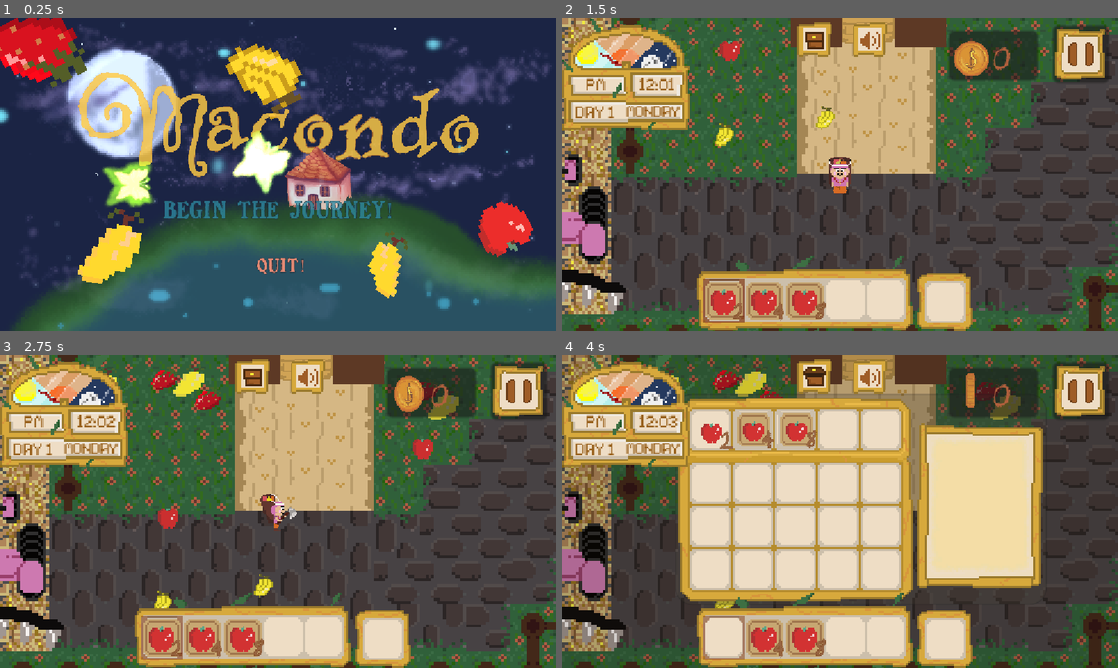
Above: before the commit, frames 1-4 (two rows, left to right).
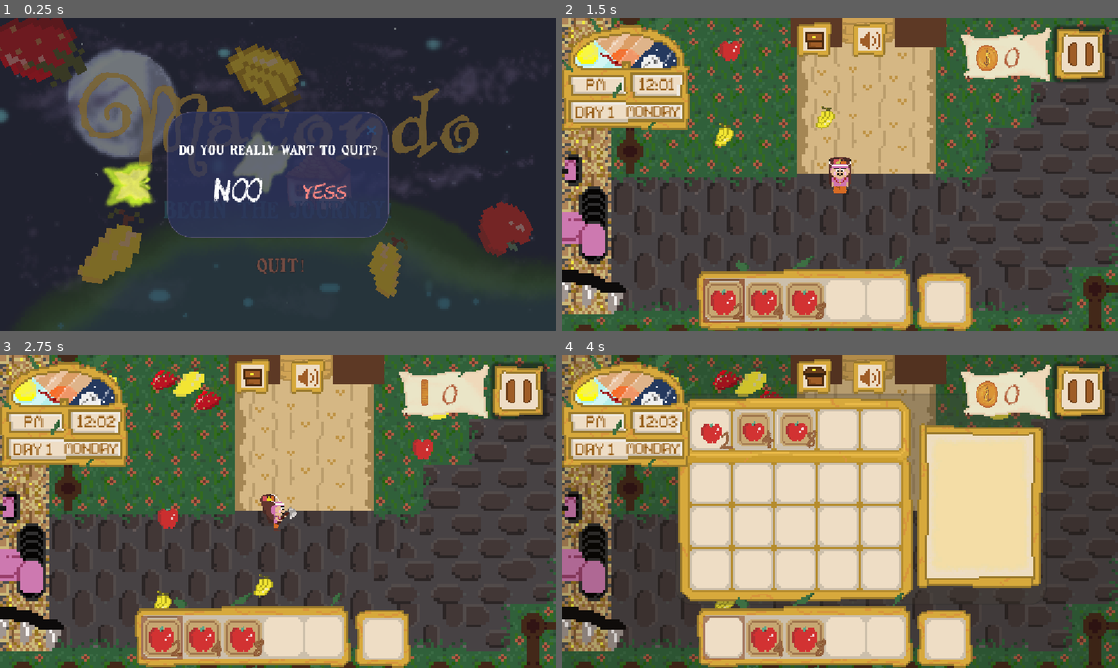
Above: after the commit, the same moments.

Repository: savageAryan/MOCONDO-FRUIT-BASH
Game: Godot game, scene res://scenes/mainmenu.tscn
Same seed, same stepped clock (60 frames per second), same inputs: the game is played once before the commit and once after it.
Inputs (mouse positions are in pixels of both pictures, inside the frame that each line leads up to):
- Up to frame 1 (0.25 s): no input
- Up to frame 2 (1.5 s): click (934, 130) at 0.52 s; click "BEGIN THE JOURNEY!" at 1.25 s
- Up to frame 3 (2.75 s): tap Enter at 2 s; move the mouse to (400, 495) at 2.02 s; hold D (right) from 2.03 s (still down); hold X (BREAK) from 2.03 s (still down); click (400, 495) at 2.17 s
- Up to frame 4 (4 s): release D (right) at 2.75 s; release X (BREAK) at 2.75 s; click (812, 376) at 2.75 s; click (712, 430) at 3.5 s

The runs differ from the first frame. In frame 1, 59% of the frame differs, in the area x 0-100%, y 0-100%; in frame 2, 2.7%; in frame 3, 2.8%; in frame 4, 2.7%.

Commit message:
replaced the crossbutton and gold panel placeholders with new assets, added animated sprite 2d node to workshopoptions with a export varible item(type sprite frames) and connected their frames, though now i can see the frames are in corner left of the page so will fix that

Diff:
--- a/scenes/mainmenu.tscn
+++ b/scenes/mainmenu.tscn
@@ -15,6 +15,7 @@
 [ext_resource type="Texture2D" uid="uid://cv8sr3sr4owf0" path="res://assets/texturelightbutton.png" id="12_kait0"]
 [ext_resource type="Script" uid="uid://b7qnmp6bbotwh" path="res://scripts/mocondo_butterfly.gd" id="13_gjjcl"]
 [ext_resource type="FontFile" uid="uid://cgox7ipu4flb" path="res://assets/chawp.otf" id="15_6pj40"]
+[ext_resource type="Texture2D" uid="uid://da67ds3rixcyw" path="res://assets/crossbutton.png" id="15_nkpmc"]
 
 [sub_resource type="Animation" id="Animation_dfy5j"]
 length = 0.001
@@ -503,7 +504,6 @@
 texture_scale = 1.12
 
 [node name="Panel" type="Panel" parent="." unique_id=1872482893]
-visible = false
 layout_mode = 1
 anchors_preset = 15
 anchor_right = 1.0
@@ -527,7 +527,8 @@
 grow_vertical = 2
 theme_override_styles/panel = SubResource("StyleBoxFlat_kait0")
 
-[node name="Button" type="Button" parent="Panel/Panel" unique_id=870335299]
+[node name="crossButton" type="Button" parent="Panel/Panel" unique_id=870335299]
+modulate = Color(0.1332, 0.23148002, 0.36, 1)
 z_index = 2
 layout_mode = 1
 anchors_preset = 8
@@ -535,13 +536,17 @@
 anchor_top = 0.5
 anchor_right = 0.5
 anchor_bottom = 0.5
-offset_left = 169.0
-offset_top = -117.0
-offset_right = 215.35632
-offset_bottom = -80.0
-grow_horizontal = 2
-grow_vertical = 2
+offset_left = 177.99994
+offset_top = -108.0
+offset_right = 201.99994
+offset_bottom = -84.0
+grow_horizontal = 2
+grow_vertical = 2
+scale = Vector2(1.295, 1.295)
 mouse_default_cursor_shape = 2
+icon = ExtResource("15_nkpmc")
+flat = true
+icon_alignment = 1
 
 [node name="Label" type="Label" parent="Panel/Panel" unique_id=82590124]
 z_index = 2
@@ -617,6 +622,7 @@
 [connection signal="mouse_entered" from="Button2" to="." method="_on_button_2_mouse_entered"]
 [connection signal="mouse_exited" from="Button2" to="." method="_on_button_2_mouse_exited"]
 [connection signal="pressed" from="Button2" to="." method="_on_button_2_pressed"]
+[connection signal="pressed" from="Panel/Panel/crossButton" to="." method="_on_cross_button_pressed"]
 [connection signal="mouse_entered" from="Panel/Panel/yesbutton" to="." method="_on_yesbutton_mouse_entered"]
 [connection signal="mouse_exited" from="Panel/Panel/yesbutton" to="." method="_on_yesbutton_mouse_exited"]
 [connection signal="pressed" from="Panel/Panel/yesbutton" to="." method="_on_yesbutton_pressed"]
--- a/scenes/ui.tscn
+++ b/scenes/ui.tscn
@@ -13,6 +13,7 @@
 [ext_resource type="Texture2D" uid="uid://dsvaur8vktfu2" path="res://assets/audioicon1.png" id="11_qsv74"]
 [ext_resource type="Texture2D" uid="uid://buoxojah1bm5i" path="res://assets/audioicon3.png" id="12_h1mc3"]
 [ext_resource type="Texture2D" uid="uid://bvyvnnkkmeb4f" path="res://assets/audioicon2.png" id="13_cof4p"]
+[ext_resource type="Texture2D" uid="uid://4y85pg2qs6ib" path="res://assets/goldpage.png" id="14_cof4p"]
 [ext_resource type="Texture2D" uid="uid://wy8wrmn5nlih" path="res://assets/gold .png" id="14_qsv74"]
 [ext_resource type="FontFile" uid="uid://cgox7ipu4flb" path="res://assets/chawp.otf" id="15_h1mc3"]
 
@@ -264,26 +265,30 @@
 texture_pressed = ExtResource("12_h1mc3")
 texture_hover = ExtResource("13_cof4p")
 
-[node name="Panel2" type="Panel" parent="." unique_id=1437347179]
-layout_mode = 0
-offset_left = 207.8844
-offset_top = 7.0038915
-offset_right = 255.7717
-offset_bottom = 33.463036
+[node name="Panel2" type="TextureRect" parent="." unique_id=1608610359]
+layout_mode = 0
+offset_left = 208.56029
+offset_top = -6.2256813
+offset_right = 272.5603
+offset_bottom = 57.77432
+scale = Vector2(0.885, 0.885)
+texture = ExtResource("14_cof4p")
+flip_h = true
+flip_v = true
 
 [node name="AnimatedSprite2D" type="AnimatedSprite2D" parent="Panel2" unique_id=965754787]
-position = Vector2(11.830254, 13.229574)
-scale = Vector2(0.46403834, 0.46403834)
+position = Vector2(21.983349, 30.48356)
+scale = Vector2(0.388742, 0.388742)
 sprite_frames = SubResource("SpriteFrames_2tg6s")
 autoplay = "default"
-frame_progress = 0.07992398
+frame_progress = 0.78988874
 
 [node name="Label" type="Label" parent="Panel2" unique_id=426172164]
 layout_mode = 0
-offset_left = 23.762815
-offset_top = 6.744488
-offset_right = 42.762817
-offset_bottom = 22.744488
+offset_left = 33.41469
+offset_top = 22.86267
+offset_right = 93.41469
+offset_bottom = 81.86267
 scale = Vector2(0.327, 0.327)
 theme_override_colors/font_color = Color(0.7, 0.3766, 0.23799998, 1)
 theme_override_fonts/font = ExtResource("15_h1mc3")
--- a/scenes/workshopoptions.tscn
+++ b/scenes/workshopoptions.tscn
@@ -2,6 +2,50 @@
 
 [ext_resource type="Texture2D" uid="uid://cl1ud7hc1n4hc" path="res://assets/workshopmenu.png" id="1_mec0v"]
 [ext_resource type="Script" uid="uid://bodiuo2asbxr5" path="res://scripts/workshopoptions.gd" id="2_k6mts"]
+[ext_resource type="Texture2D" uid="uid://bj0i251pyl20q" path="res://assets/axe.png" id="3_6t636"]
+
+[sub_resource type="AtlasTexture" id="AtlasTexture_qtwlx"]
+atlas = ExtResource("3_6t636")
+region = Rect2(0, 0, 32, 32)
+
+[sub_resource type="AtlasTexture" id="AtlasTexture_ha77g"]
+atlas = ExtResource("3_6t636")
+region = Rect2(0, 32, 32, 32)
+
+[sub_resource type="AtlasTexture" id="AtlasTexture_ekqnp"]
+atlas = ExtResource("3_6t636")
+region = Rect2(0, 64, 32, 32)
+
+[sub_resource type="AtlasTexture" id="AtlasTexture_p05k1"]
+atlas = ExtResource("3_6t636")
+region = Rect2(0, 96, 32, 32)
+
+[sub_resource type="AtlasTexture" id="AtlasTexture_4afg3"]
+atlas = ExtResource("3_6t636")
+region = Rect2(0, 128, 32, 32)
+
+[sub_resource type="SpriteFrames" id="SpriteFrames_6t636"]
+animations = [{
+"frames": [{
+"duration": 1.0,
+"texture": SubResource("AtlasTexture_qtwlx")
+}, {
+"duration": 1.0,
+"texture": SubResource("AtlasTexture_ha77g")
+}, {
+"duration": 1.0,
+"texture": SubResource("AtlasTexture_ekqnp")
+}, {
+"duration": 1.0,
+"texture": SubResource("AtlasTexture_p05k1")
+}, {
+"duration": 1.0,
+"texture": SubResource("AtlasTexture_4afg3")
+}],
+"loop": 1,
+"name": &"default",
+"speed": 5.0
+}]
 
 [sub_resource type="Animation" id="Animation_k6mts"]
 length = 0.001
@@ -160,6 +204,8 @@
 corner_radius_bottom_right = 8
 corner_radius_bottom_left = 8
 
+[sub_resource type="SpriteFrames" id="SpriteFrames_qtwlx"]
+
 [node name="TextureRect" type="TextureRect" unique_id=2081675995]
 z_index = 2
 offset_left = 26.925
@@ -168,6 +214,7 @@
 offset_bottom = 179.625
 texture = ExtResource("1_mec0v")
 script = ExtResource("2_k6mts")
+item = SubResource("SpriteFrames_6t636")
 
 [node name="ColorRect" type="ColorRect" parent="." unique_id=940331062]
 z_index = -1
@@ -201,6 +248,11 @@
 theme_override_styles/pressed = SubResource("StyleBoxFlat_qtwlx")
 theme_override_styles/hover = SubResource("StyleBoxFlat_6t636")
 
+[node name="AnimatedSprite2D" type="AnimatedSprite2D" parent="." unique_id=1012708000]
+position = Vector2(47.075, 43.375)
+scale = Vector2(1.795, 1.795)
+sprite_frames = SubResource("SpriteFrames_qtwlx")
+
 [connection signal="button_down" from="Button" to="." method="_on_button_button_down"]
 [connection signal="button_up" from="Button" to="." method="_on_button_button_up"]
 [connection signal="mouse_entered" from="Button" to="." method="_on_button_mouse_entered"]
--- a/scripts/mainmenu.gd
+++ b/scripts/mainmenu.gd
@@ -119,3 +119,10 @@
 
 func _on_button_3_mouse_exited() -> void:
 	animation_player_2.play("nobuttonout")
+
+
+func _on_cross_button_pressed() -> void:
+	panel.visible = false
+	mocondo_butterfly.visible = true
+	button.visible = true
+	button_2.visible = true
--- a/scripts/workshopoptions.gd
+++ b/scripts/workshopoptions.gd
@@ -1,18 +1,26 @@
 extends TextureRect
 @onready var animation_player: AnimationPlayer = $AnimationPlayer
+@onready var sprite_2d: Sprite2D = $Sprite2D
+@export var item: SpriteFrames
+@onready var animated_sprite_2d: AnimatedSprite2D = $AnimatedSprite2D
 
 var selected = false
 
+
 # Called when the node enters the scene tree for the first time.
 func _ready() -> void:
-	pass # Replace with function body.
-
+	animated_sprite_2d.position.x = size.x / 2
+	animated_sprite_2d.position.y = size.y / 2
+	animated_sprite_2d.scale * 2
+	animated_sprite_2d.sprite_frames = item
+	animated_sprite_2d.play("default")
 @onready var color_rect: ColorRect = $ColorRect
 
 # Called every frame. 'delta' is the elapsed time since the previous frame.
 func _process(delta: float) -> void:
 	pass
 func _physics_process(delta: float) -> void:
+
 	if selected == true:
 		color_rect.visible = true
 		animation_player.play("selected")
Binary file added: assets/axe.png
Not shown, added: assets/axe.png.import
Binary file added: assets/axepng.ase
Binary file added: assets/axepng.png
Not shown, added: assets/axepng.png.import
Binary file added: assets/crossbutton.png
Not shown, added: assets/crossbutton.png.import
Binary file added: assets/goldpage.png
Not shown, added: assets/goldpage.png.import
